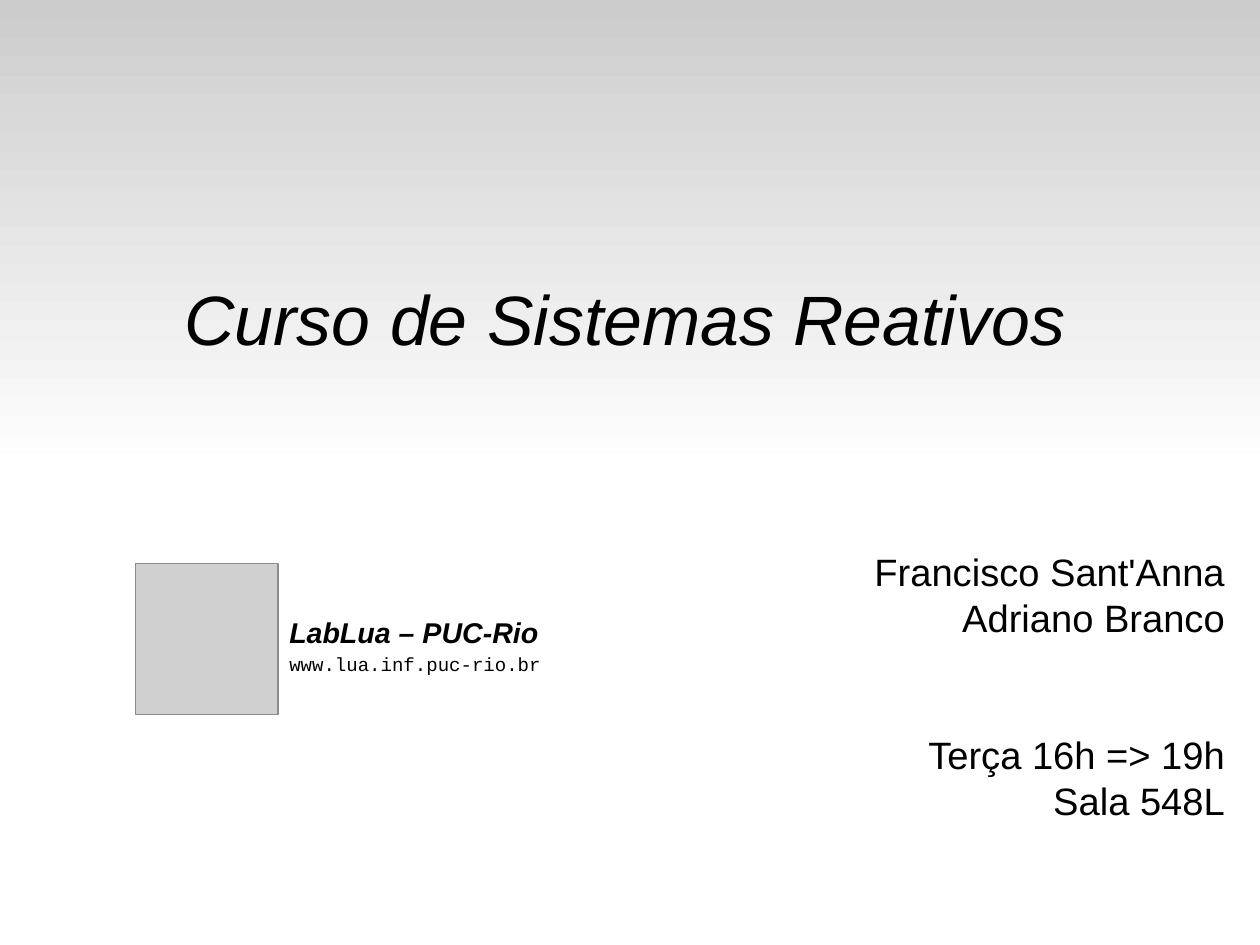
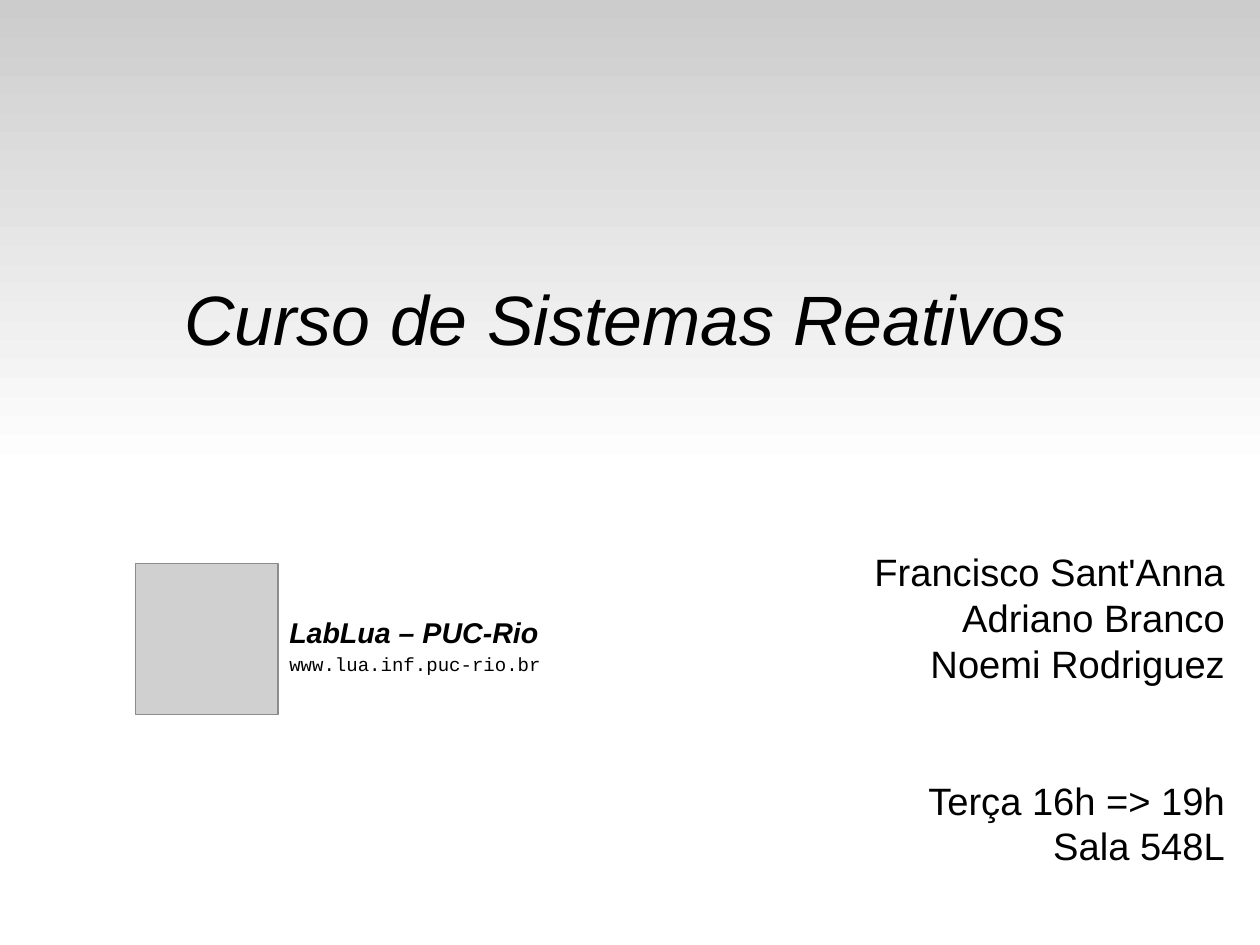
Before and after one commit to fsantanna-uerj/reativos, a slide deck: slide 1 of slides/00_intro.odp. Drawn at 1260x945 pixels with LibreOffice and Linux fonts; fonts in the diff are those of the drawing; grey boxes stand for pictures. Boxes give left, top, right and bottom in pixels: in the first picture for what was removed or moved away, otherwise in the second. Text is boxed around its words. In the diff, an @@ line names an element or a change of style, - is before the commit and + after.

Commit message:
(>) slides

```diff
--- a/slides/00_intro.odp
+++ b/slides/00_intro.odp
@@ text at [930, 650, 1225, 686]: paragraph added @@
+Noemi Rodriguez
```
Also in this commit, not shown: 5 other files.
